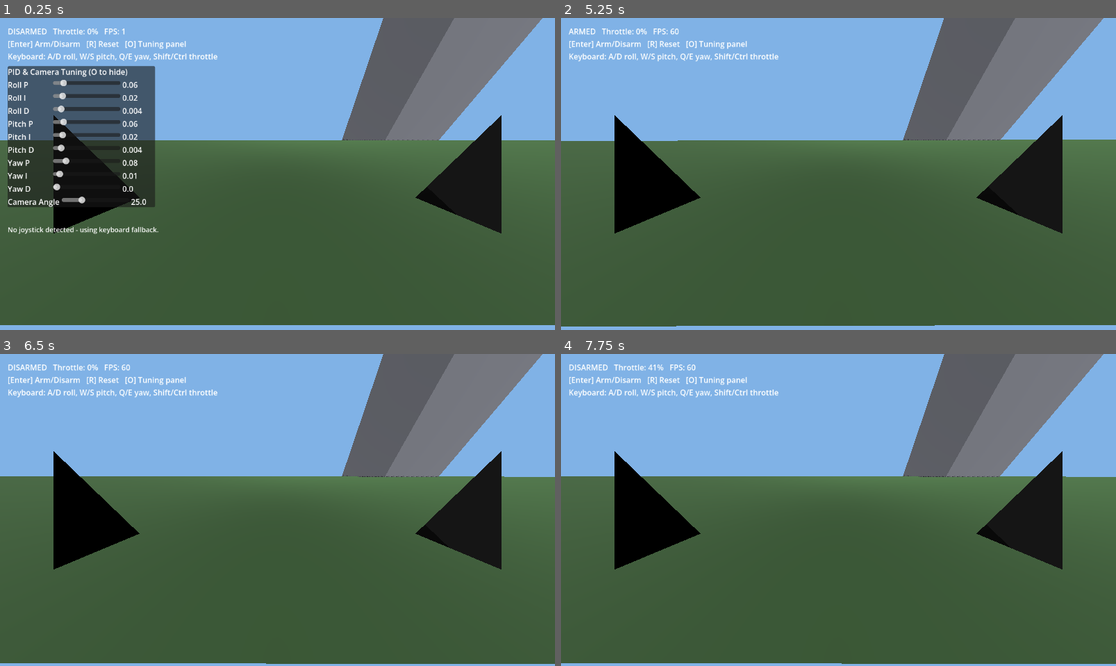
Above: before the commit, frames 1-4 (two rows, left to right).
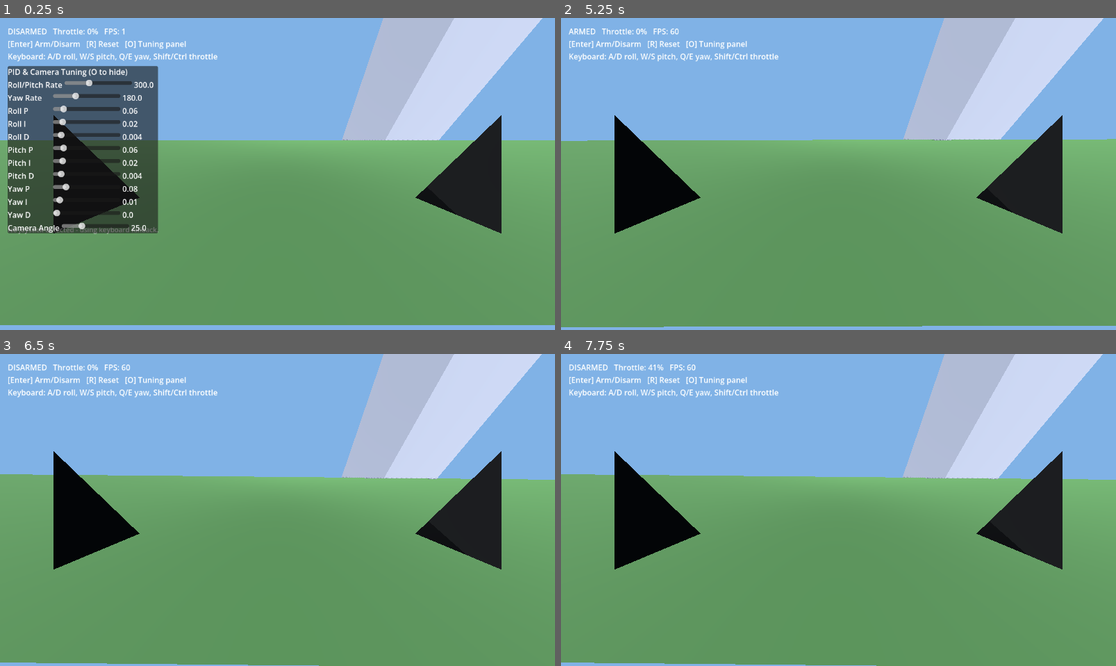
Above: after the commit, the same moments.

Repository: florian010230/static-horizon-fpv-simulator
Game: Godot game, scene res://scenes/Main.tscn
Same seed, same stepped clock (60 frames per second), same inputs: the game is played once before the commit and once after it.
Inputs:
- Up to frame 1 (0.25 s): no input
- Up to frame 2 (5.25 s): tap Enter at 0.5, 3.5, 5 s; hold D 0.53-1.28 s; hold Enter 0.53-1.28 s; hold S 1.28-2.03 s; tap Shift at 1.35 s; tap Space at 2, 4.25 s; hold D 2.03-2.78 s; hold Ctrl 2.03-2.78 s; hold W 2.78-3.53 s; tap Q at 2.85 s; hold A 3.53-5.03 s; tap E at 3.6 s; tap R at 4.35 s; hold S from 5.03 s (still down); hold O from 5.03 s (still down)
- Up to frame 3 (6.5 s): tap Space at 5.75 s; release S at 5.78 s; release O at 5.78 s; hold D from 5.78 s (still down); tap Enter at 5.85 s
- Up to frame 4 (7.75 s): release D at 6.53 s; hold W 6.53-7.28 s; hold Shift 6.53-7.28 s; hold D from 7.28 s (still down); tap Ctrl at 7.35 s

The runs differ from the first frame. In frame 1, 62% of the frame differs, in the area x 0-100%, y 0-99%; in frame 2, 63%; in frame 3, 64%; in frame 4, 64%, in the area x 0-100%, y 0-100%.

Commit message:
Fix pitch-black scene and reduce default rates for a manageable first flight
- Add WorldEnvironment with ambient light: without it, Godot has zero
  ambient by default, so anything not directly facing the sun rendered
  near-black. Verified empirically that the existing sun angle was fine;
  the missing ambient was the actual cause.
- Lower default max roll/pitch/yaw rates (500/250 deg/s -> 300/180),
  matching how real FPV beginners start on gentler rates, and expose
  both as live sliders in the tuning panel so they're adjustable without
  a restart.
- Verified apply_force/apply_torque semantics and the roll/pitch torque
  sign derivation against the actual engine via a throwaway headless
  physics test (removed after use) - the control loop's math checks out
  exactly, so remaining flight issues are most likely radio axis
  calibration rather than the physics model.

Co-Authored-By: Claude Sonnet 5 <noreply@anthropic.com>

Diff:
--- a/project.godot
+++ b/project.godot
@@ -1,4 +1,10 @@
-; Static Horizon FPV Sim - Godot 4 project file
+; Engine configuration file.
+; It's best edited using the editor UI and not directly,
+; since the parameters that go here are not all obvious.
+;
+; Format:
+;   [section] ; section goes between []
+;   param=value ; assign values to parameters
 
 config_version=5
 
@@ -6,6 +12,7 @@
 
 config/name="Static Horizon FPV Sim"
 run/main_scene="res://scenes/Main.tscn"
+config/features=PackedStringArray("4.7")
 
 [autoload]
 
--- a/scenes/Main.tscn
+++ b/scenes/Main.tscn
@@ -1,8 +1,14 @@
-[gd_scene load_steps=10 format=3]
+[gd_scene load_steps=11 format=3]
 
 [ext_resource type="Script" path="res://scripts/main.gd" id="1"]
 [ext_resource type="PackedScene" path="res://scenes/Drone.tscn" id="2"]
 [ext_resource type="PackedScene" path="res://scenes/UI.tscn" id="3"]
+
+[sub_resource type="Environment" id="Environment_main"]
+background_mode = 0
+ambient_light_source = 2
+ambient_light_color = Color(0.55, 0.6, 0.68, 1)
+ambient_light_energy = 1.0
 
 [sub_resource type="BoxMesh" id="BoxMesh_ground"]
 size = Vector3(300, 1, 300)
@@ -25,10 +31,13 @@
 [node name="Main" type="Node3D"]
 script = ExtResource("1")
 
+[node name="WorldEnvironment" type="WorldEnvironment" parent="."]
+environment = SubResource("Environment_main")
+
 [node name="Sun" type="DirectionalLight3D" parent="."]
 position = Vector3(0, 30, 0)
 rotation = Vector3(-0.9, -0.5, 0)
-light_energy = 1.1
+light_energy = 1.4
 shadow_enabled = true
 
 [node name="Ground" type="StaticBody3D" parent="."]
--- a/scripts/drone.gd
+++ b/scripts/drone.gd
@@ -14,8 +14,8 @@
 @export var max_motor_thrust_n: float = 6.0
 
 @export_group("Rates (deg/s)")
-@export var max_roll_pitch_rate_deg: float = 500.0
-@export var max_yaw_rate_deg: float = 250.0
+@export var max_roll_pitch_rate_deg: float = 300.0
+@export var max_yaw_rate_deg: float = 180.0
 
 @export_group("PID Roll")
 @export var roll_p: float = 0.06
--- a/scripts/ui.gd
+++ b/scripts/ui.gd
@@ -66,6 +66,8 @@
 	title.text = "PID & Camera Tuning (O to hide)"
 	vbox.add_child(title)
 
+	_add_slider(vbox, "Roll/Pitch Rate", 30.0, 800.0, 5.0, _drone.max_roll_pitch_rate_deg, func(v: float): _drone.max_roll_pitch_rate_deg = v)
+	_add_slider(vbox, "Yaw Rate", 30.0, 500.0, 5.0, _drone.max_yaw_rate_deg, func(v: float): _drone.max_yaw_rate_deg = v)
 	_add_slider(vbox, "Roll P", 0.0, 0.5, 0.002, _drone.roll_p, func(v: float): _drone.roll_p = v)
 	_add_slider(vbox, "Roll I", 0.0, 0.2, 0.001, _drone.roll_i, func(v: float): _drone.roll_i = v)
 	_add_slider(vbox, "Roll D", 0.0, 0.05, 0.0005, _drone.roll_d, func(v: float): _drone.roll_d = v)
Not shown, added: scripts/drone.gd.uid
Not shown, added: scripts/input_manager.gd.uid
Not shown, added: scripts/main.gd.uid
Not shown, added: scripts/pid.gd.uid
Not shown, added: scripts/ui.gd.uid
